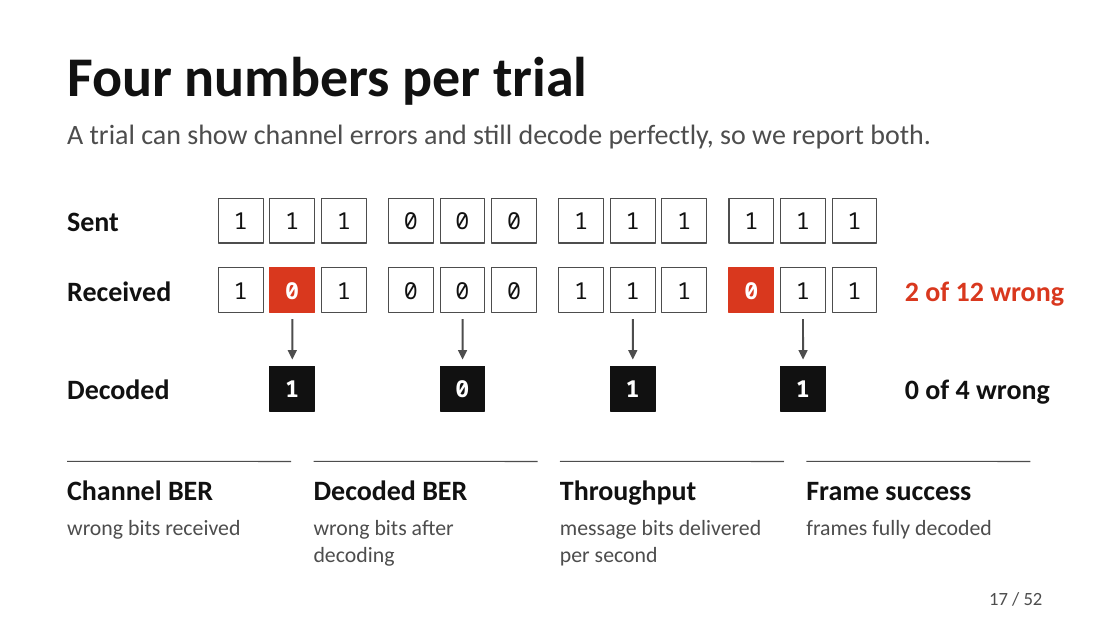
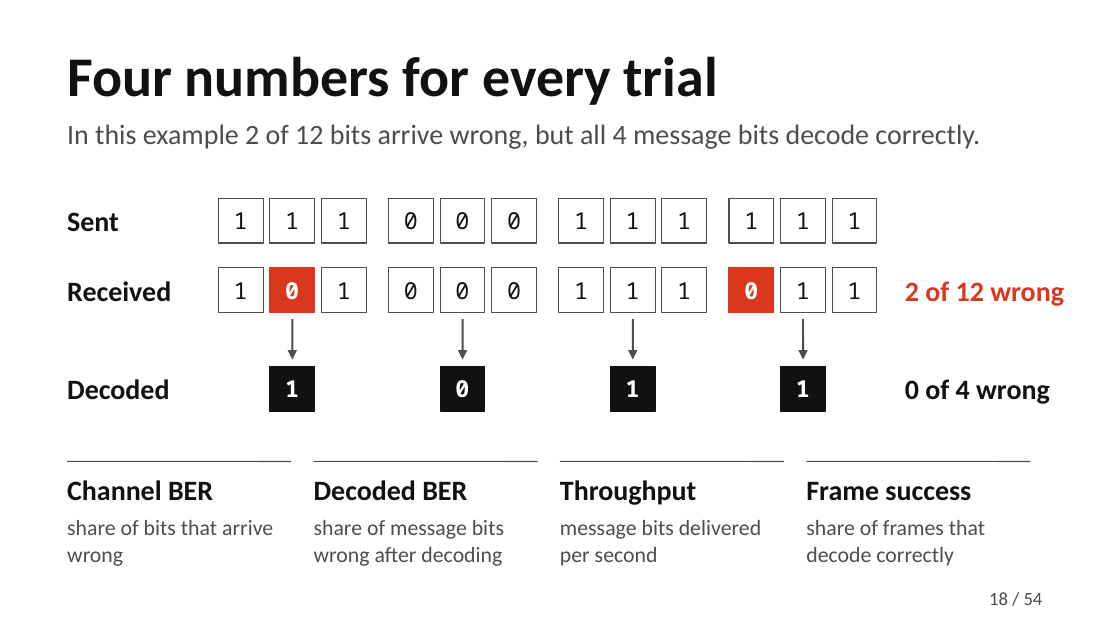
Before and after one commit to MuhammadMaazA/SamplingCW, a slide deck: slide 18 of presentation/gridlink-presentation.pptx (slide 17 before the commit). Drawn at 1120x630 pixels with LibreOffice and Linux fonts; fonts in the diff are those of the drawing. Boxes give left, top, right and bottom in pixels: in the first picture for what was removed or moved away, otherwise in the second. Text is boxed around its words. In the diff, an @@ line names an element or a change of style, - is before the commit and + after.

```diff
--- a/presentation/gridlink-presentation.pptx
+++ b/presentation/gridlink-presentation.pptx
@@ title at [67, 56, 718, 105]: text changed @@
-Four numbers per trial
+Four numbers for every trial
@@ text at [67, 124, 980, 149]: text changed @@
-A trial can show channel errors and still decode perfectly, so we report both.
+In this example 2 of 12 bits arrive wrong, but all 4 message bits decode correctly.
@@ text at [67, 520, 273, 566]: text changed @@
-wrong bits received
+share of bits that arrive wrong
@@ text at [314, 520, 504, 566]: text changed @@
-wrong bits after decoding
+share of message bits wrong after decoding
@@ text at [806, 520, 985, 566]: text changed @@
-frames fully decoded
+share of frames that decode correctly
@@ page number at [989, 592, 1008, 605]: text changed @@
-17
+18
@@ text at [1024, 593, 1043, 605]: text changed @@
-/ 52
+/ 54
```
Also in this commit, not shown: 40 other slides changed, 13 slides added, 11 slides removed, 42 other files.
